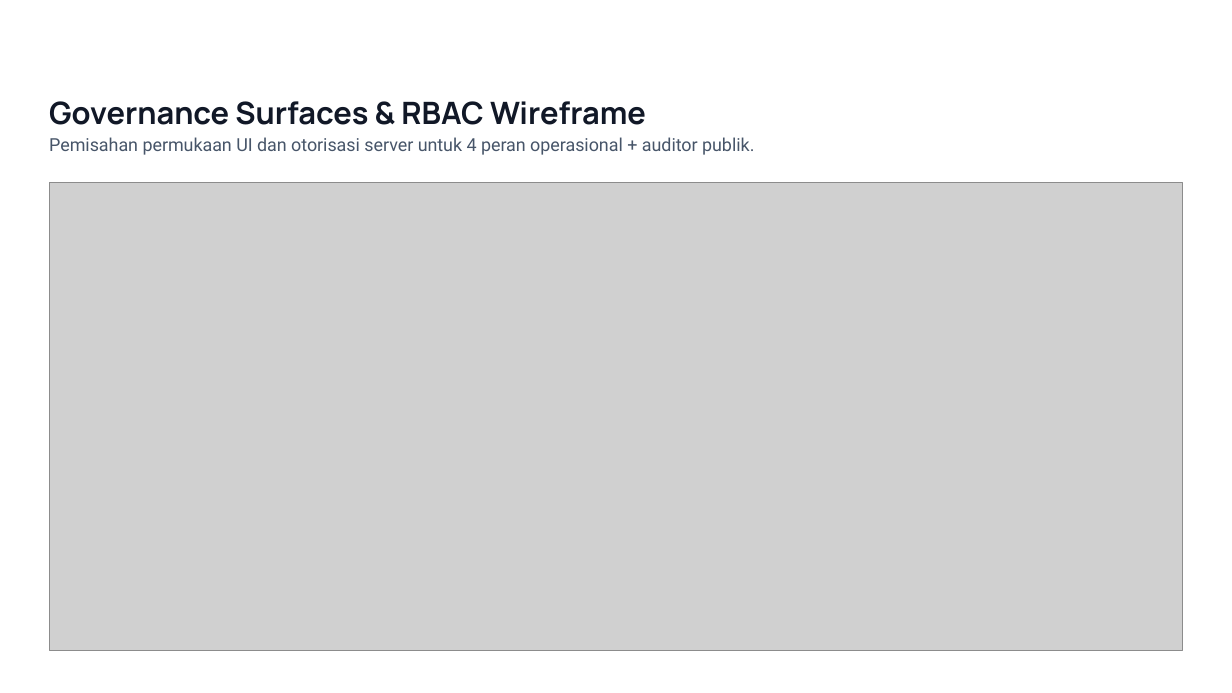
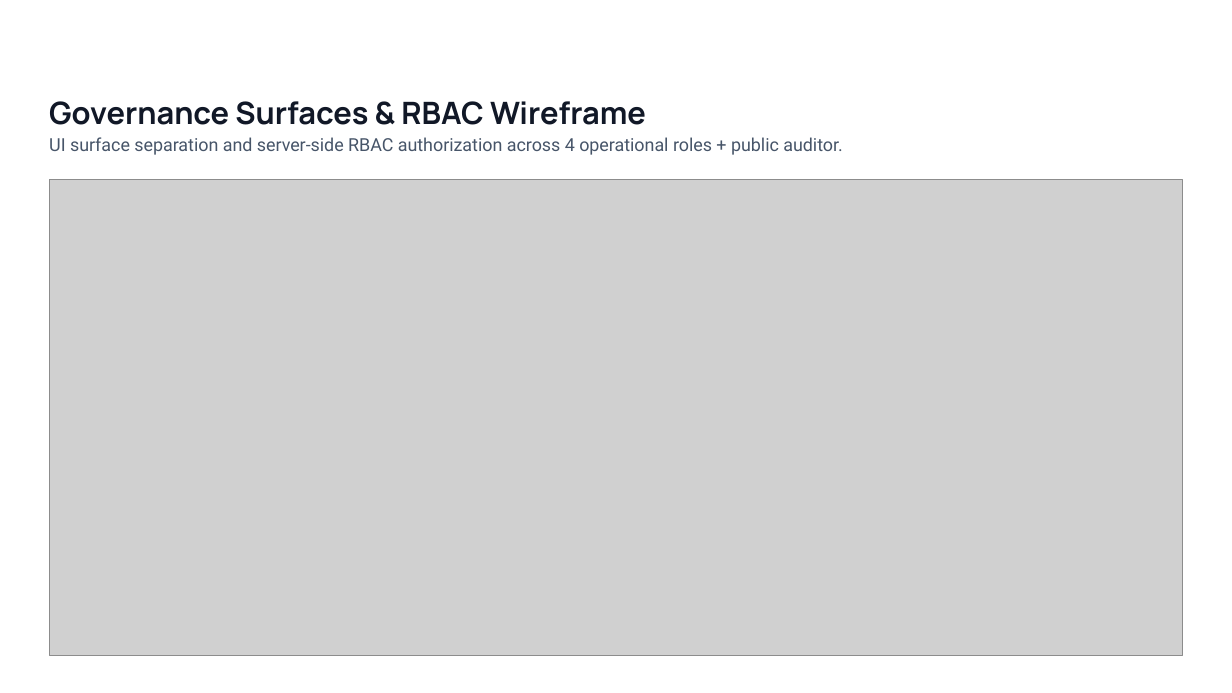
Before and after one commit to ArrafiNurHafiz/Veritas-Ai, a slide deck: slide 6 of docs/VERITAS_AI_Build2036_Deck.pptx. Drawn at 1232x693 pixels with LibreOffice and Linux fonts; fonts in the diff are those of the drawing; grey boxes stand for pictures; background and template pictures are left out. Boxes give left, top, right and bottom in pixels: in the first picture for what was removed or moved away, otherwise in the second. Text is boxed around its words. In the diff, an @@ line names an element or a change of style, - is before the commit and + after.

```diff
--- a/docs/VERITAS_AI_Build2036_Deck.pptx
+++ b/docs/VERITAS_AI_Build2036_Deck.pptx
@@ text at box(49, 137, 843, 155): text changed @@
-Pemisahan permukaan UI dan otorisasi server untuk 4 peran operasional + auditor publik.
+UI surface separation and server-side RBAC authorization across 4 operational roles + public auditor.
@@ picture: place and size @@
-picture at box(49, 182, 1183, 650)
+picture at box(49, 180, 1183, 655)
```
Also in this commit, not shown: 11 other slides changed.
